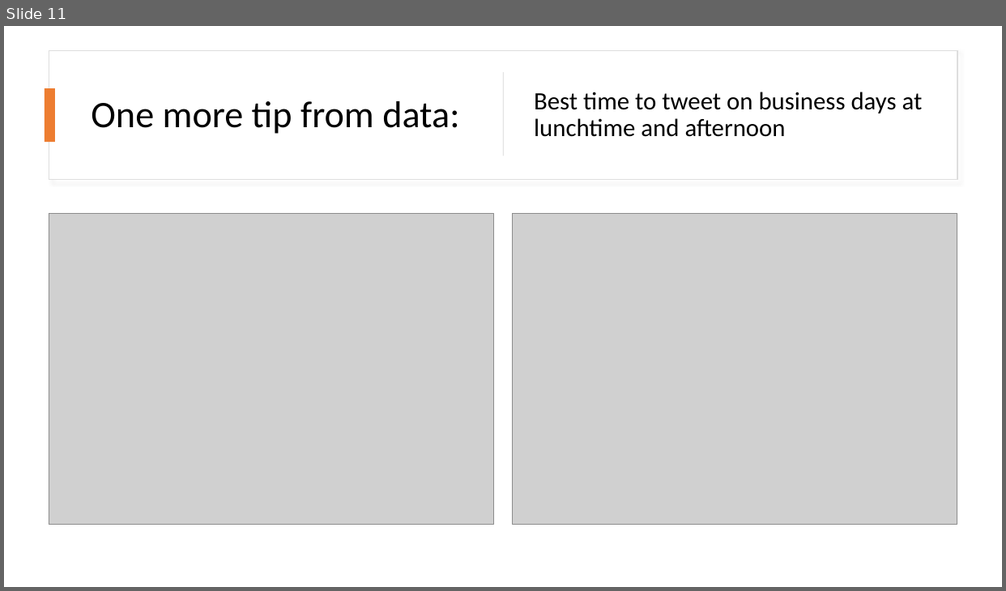
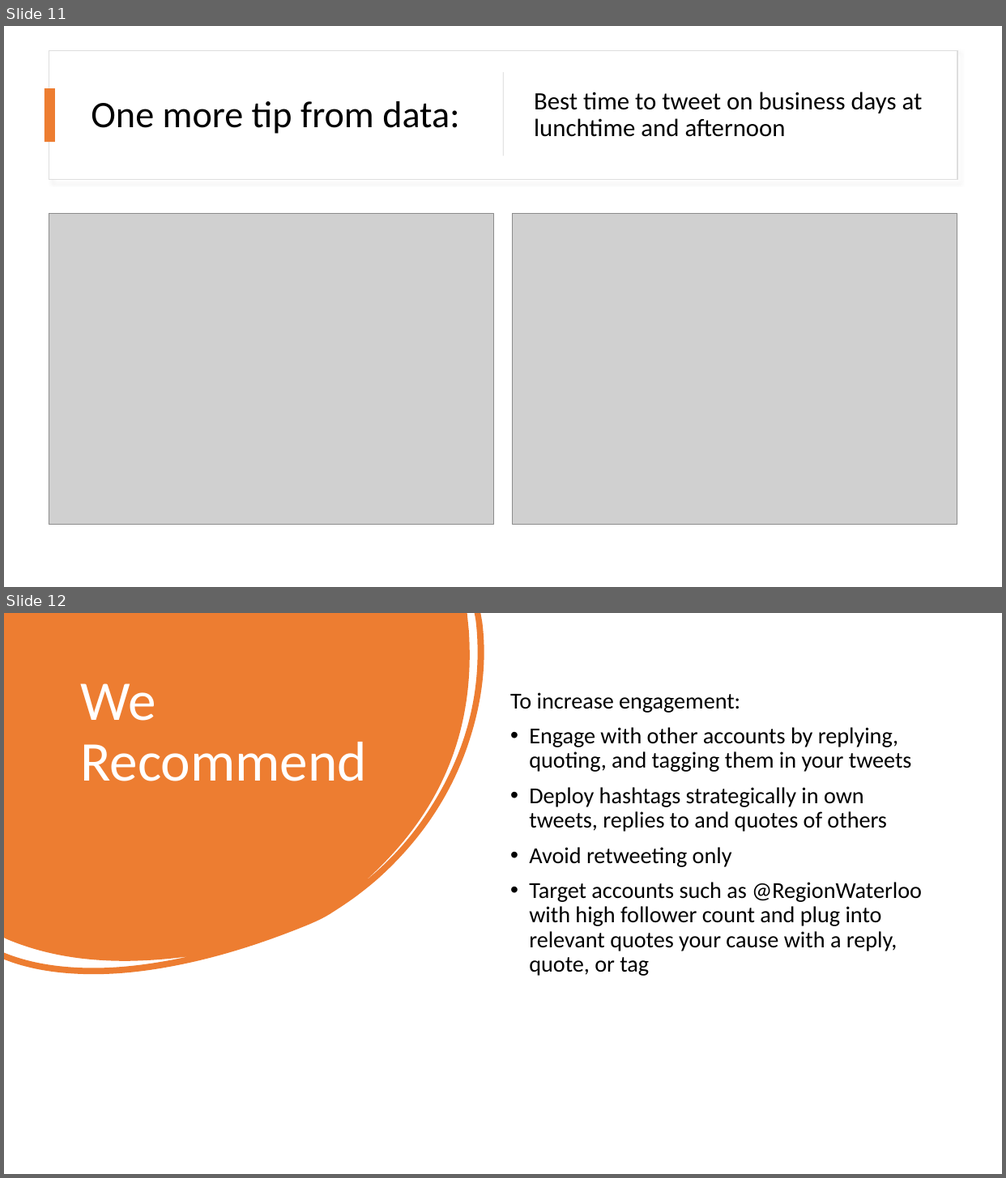
Before and after one commit to douglas-thoms/Datathon-2021-10-16, a slide deck: presentations/Data For Good_group9.pptx. Shown one above the other, each under a label of ours: slide 11 before the commit, slides 11 and 12 after it. The pictures are 1006x591 and 1006x1178 pixels, drawn with LibreOffice and Linux fonts; fonts in the diff are those of the drawing; grey boxes stand for pictures. Boxes give left, top, right and bottom in pixels: in the first picture for what was removed or moved away, otherwise in the second. Text is boxed around its words. In the diff, an @@ line names an element or a change of style, - is before the commit and + after.

```diff
--- a/presentations/Data For Good_group9.pptx
+++ b/presentations/Data For Good_group9.pptx
@@ slide 12 added at [4, 613, 1002, 1174], background #FFFFFF @@
@@ freeform shape added at [4, 613, 573, 1074], fill #ED7D31 @@
@@ title added at [80, 683, 367, 781], 54 pt, text #FFFFFF @@
+We
+Recommend
@@ text added at [510, 692, 922, 976], 22 pt, text #000000 @@
+To increase engagement:
+• Engage with other accounts by replying, quoting, and tagging them in your tweets
+• Deploy hashtags strategically in own tweets, replies to and quotes of others
+• Avoid retweeting only
+• Target accounts such as @RegionWaterloo with high follower count and plug into relevant quotes your cause with a reply, quote, or tag
```
Also in this commit, not shown: 2 slides changed, 2 other slides added.
